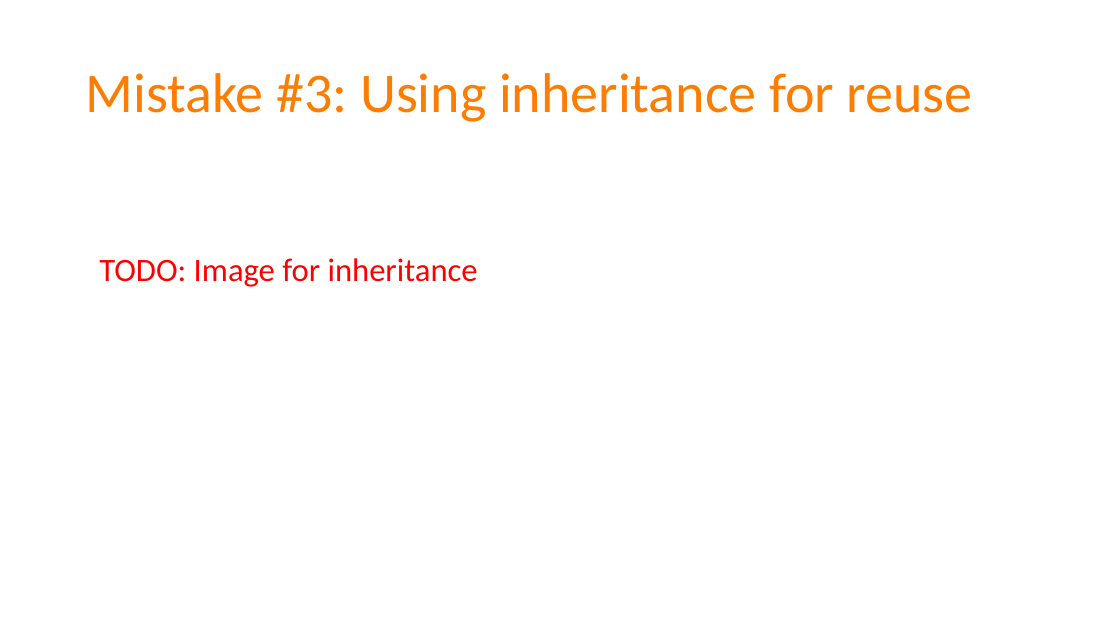
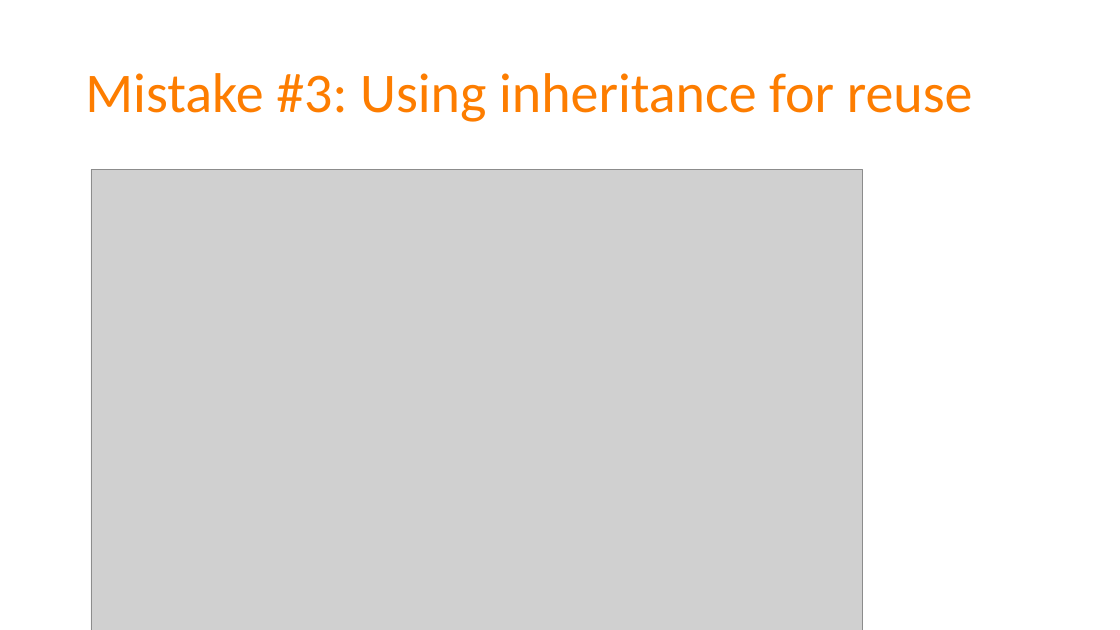
Before and after one commit to spetryjohnson/Talk-Patterns_of_Effective_Test_Setup, a slide deck: slide 37 of POETS - CodeMash 2017.pptx (slide 36 before the commit). Drawn at 1120x630 pixels with LibreOffice and Linux fonts; fonts in the diff are those of the drawing; grey boxes stand for pictures. Boxes give left, top, right and bottom in pixels: in the first picture for what was removed or moved away, otherwise in the second. Text is boxed around its words. In the diff, an @@ line names an element or a change of style, - is before the commit and + after.

```diff
--- a/POETS - CodeMash 2017.pptx
+++ b/POETS - CodeMash 2017.pptx
@@ picture added at <box>91,170,862,630</box> @@
@@ text removed at <box>99,258,478,287</box> @@
-TODO: Image for inheritance
```
Also in this commit, not shown: 9 other slides changed, 4 slides added, 9 other files.
